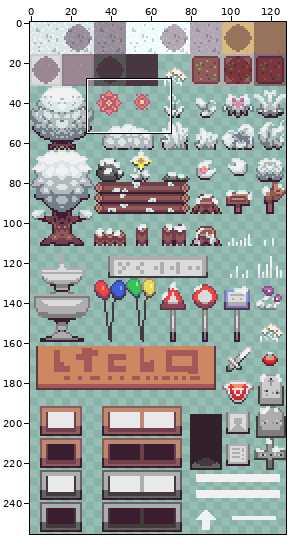
One commit to this sprite sheet: Content/Images/Textures2D/Tilesets/town-snow.png. Above, an overview of the earlier version with the close-up marked.
Close-up. Before the commit:
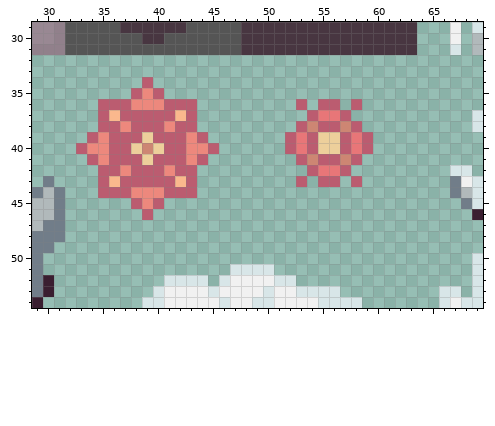
The file is 128x256 pixels. Colours within 5 levels of each other are drawn and written as one. Shown: x 29..69, y 29..54.
After the commit:
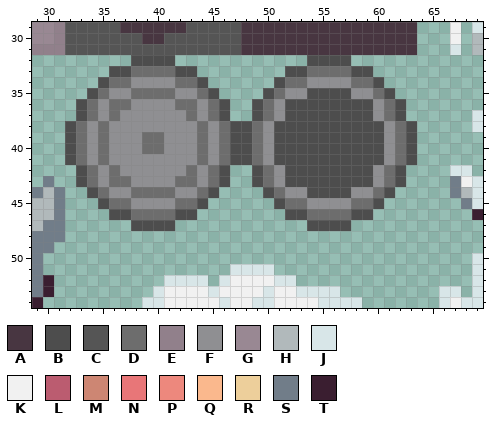
Palette (. is transparent): A #483641  B #4d4d4d  C #555555  D #6d6d6d  E #91808b  F #8f8f92  G #998893  H #b1b9bb  J #d8e6e8  K #f1f1f1  L #bb5c70  M #cd8673  N #e87678  P #ed887d  Q #fab88d  R #edcf9b  S #717d89  T #3a1e30
The exact change:
@@ x 29..69 @@
 31 EEECCCCCCCCCCCCCCCCAAAAAAAAAAAAAAAA...J.H
-32 .........................................
-33 .........................................
-34 ..........L..............................
-35 .........LPL.............................
-36 ......LLLPPPLLL.........L.LL.L...........
-37 ......LQLLLLLQL..........LNNL...........J
-38 ......LLPLLLPLL.........LMLLML..........J
-39 .....LPLLLRLLLPL.......LNLRRLNL..........
-40 ....LPPLLRMRLLPPL......LNLRRLNL..........
-41 .....LPLLLRLLLPL........LMLLML...........
-42 ......LLPLLLPLL..........LNNL.........JJ.
-43 .S....LQLLLLLQL.........L.LL.L........SKJ
-44 SHS...LLLPPPLLL.......................SHJ
-45 HHS......LPL...........................SJ
-46 HHS.......L.............................T
-47 HSS......................................
+32 .........BBBB............BBBB............
+33 .......BBDDDDBB........BBDDDDBB..........
+34 ......BDDFFFFDDB......BDDFFFFDDB.........
+35 .....BDFFDDDDFFDB....BDFFBBBBFFDB........
+36 ....BDFDDFFFFDDFDB..BDFBBBBBBBBFDB.......
+37 ....BDFDFFFFFFDFDB..BDFBBBBBBBBFDB......J
+38 ...BDFDFFFFFFFFDFDBBDFBBBBBBBBBBFDB.....J
+39 ...BDFDFFFDDFFFDFDBBDFBBBBBBBBBBFDB......
+40 ...BDFDFFFDDFFFDFDBBDFBBBBBBBBBBFDB......
+41 ...BDFDFFFFFFFFDFDBBDFBBBBBBBBBBFDB......
+42 ....BDFDFFFFFFDFDB..BDFBBBBBBBBFDB....JJ.
+43 .S..BDFDDFFFFDDFDB..BDFBBBBBBBBFDB....SKJ
+44 SHS..BDFFDDDDFFDB....BDFFBBBBFFDB.....SHJ
+45 HHS...BDDFFFFDDB......BDDFFFFDDB.......SJ
+46 HHS....BBDDDDBB........BBDDDDBB.........T
+47 HSS......BBBB............BBBB............
 48 SSS......................................
Pixel boxes of the changes (left, top, right, bottom) in both close-ups:
changed: (65, 55, 417, 231)
